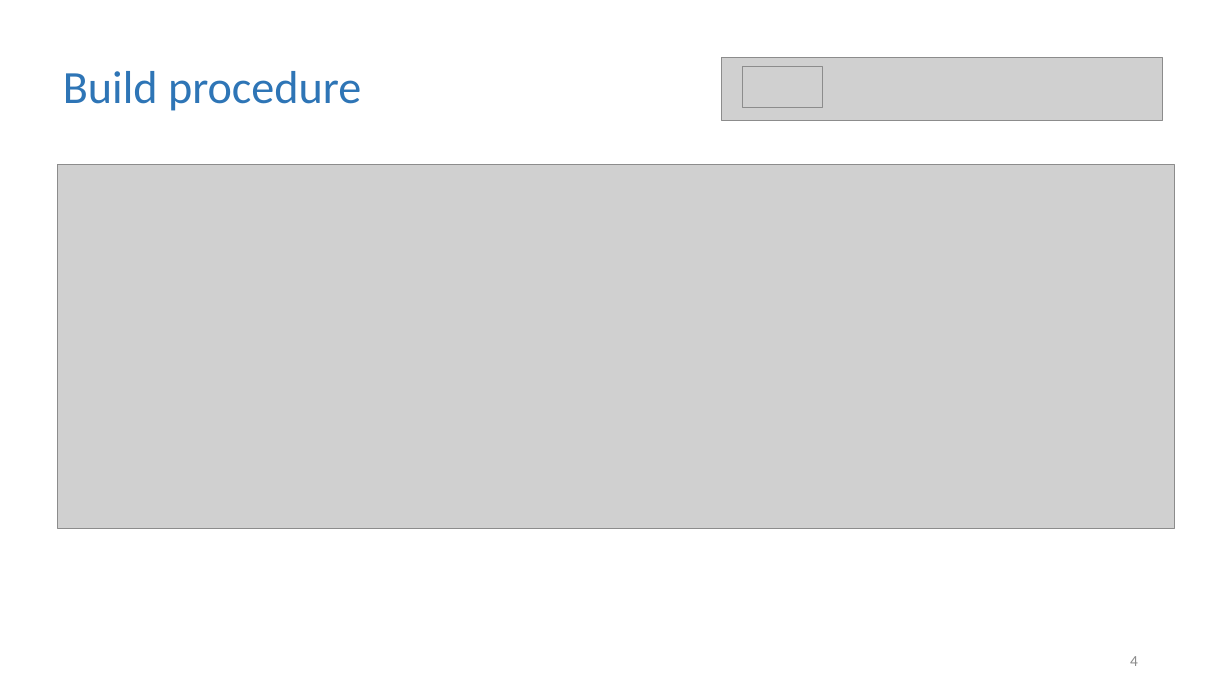
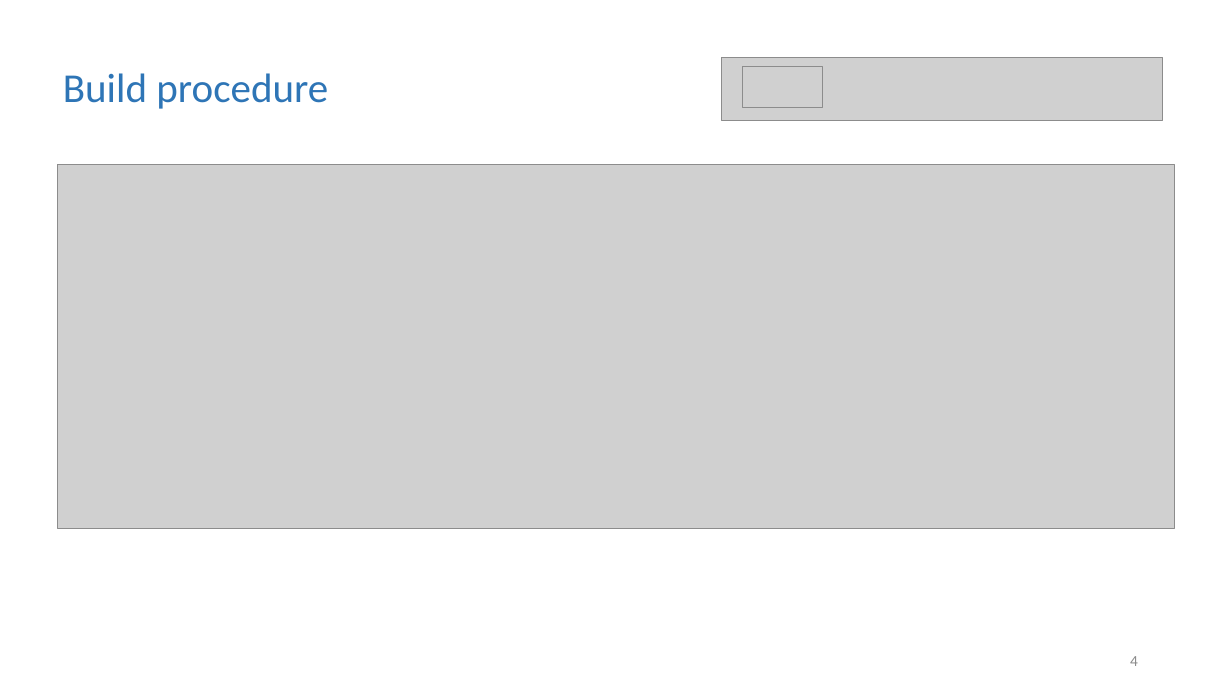
Before and after one commit to christophergalli/Team_Habsburg, a slide deck: slide 4 of GeneService_Presentation.pptx. Drawn at 1232x693 pixels with LibreOffice and Linux fonts; fonts in the diff are those of the drawing; grey boxes stand for pictures. Boxes give left, top, right and bottom in pixels: in the first picture for what was removed or moved away, otherwise in the second. Text is boxed around its words. In the diff, an @@ line names an element or a change of style, - is before the commit and + after.

```diff
--- a/GeneService_Presentation.pptx
+++ b/GeneService_Presentation.pptx
@@ text "Build procedure" at box(63, 73, 328, 109): size 36 to 32 pt @@
```
Also in this commit, not shown: 7 other slides changed, 2 slides added, 1 other file.
